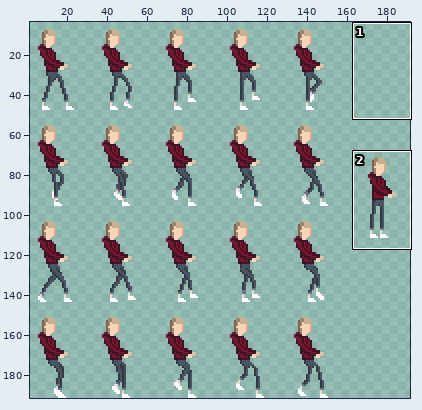
Sprite sheet: Unity/Vertical Slice/Assets/Kaelyn Sprites/player_pulling_sprites.png. The picture above shows the old version from afar; the outline marks the close-up.
Close-up. Before:
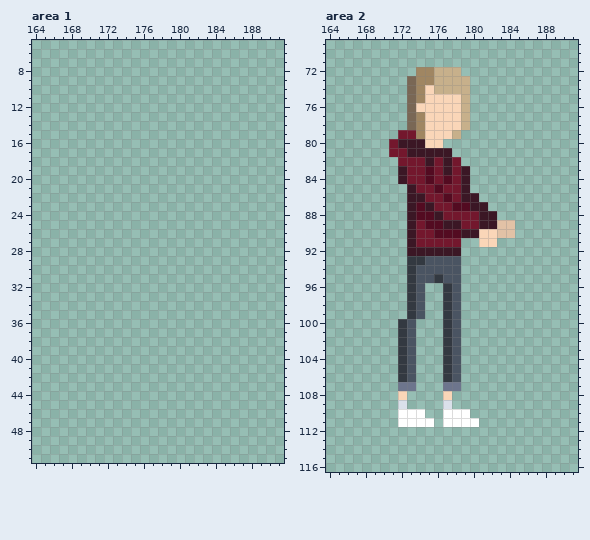
The file is 192x192 pixels. Shown: area 1: x 164..191, y 5..51; area 2: x 164..191, y 69..116. The wide view leaves out empty margins.
The same view after the edit:
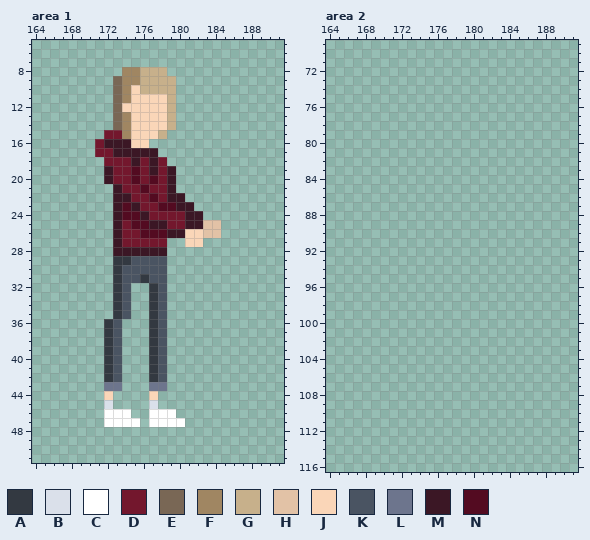
Palette (. is transparent): A #333941  B #dae0ea  C #ffffff  D #73172d  E #796755  F #a08662  G #c7b08b  H #e2c2a6  J #fad6b8  K #4a5462  L #6d758d  M #3b1725  N #530b21
Log entry: Added a scene for the vertical slice, uploaded sprites to the player prefab.
Change:
--- area 1
@@ x 169..186 @@
  7 ..................
- 8 ..................
- 9 ..................
-10 ..................
-11 ..................
-12 ..................
-13 ..................
-14 ..................
-15 ..................
-16 ..................
-17 ..................
-18 ..................
-19 ..................
-20 ..................
-21 ..................
-22 ..................
-23 ..................
-24 ..................
-25 ..................
-26 ..................
-27 ..................
-28 ..................
-29 ..................
-30 ..................
-31 ..................
-32 ..................
-33 ..................
-34 ..................
-35 ..................
-36 ..................
-37 ..................
-38 ..................
-39 ..................
-40 ..................
-41 ..................
-42 ..................
-43 ..................
-44 ..................
-45 ..................
-46 ..................
-47 ..................
+ 8 .....FFGGG........
+ 9 ....EFFGGGG.......
+10 ....EFJGGGG.......
+11 ....EFJJJJG.......
+12 ....EJJJJJG.......
+13 ....EFJJJJG.......
+14 ....EFJJJJG.......
+15 ...DDFJJJG........
+16 ..DMMMJJ..........
+17 ..DDMMMMM.........
+18 ...DDDMDMD........
+19 ...MDDNDMDM.......
+20 ...MDDNDNDM.......
+21 ....MDDNDDM.......
+22 ....MMDDNDMM......
+23 ....MNMDDNNMM.....
+24 ....MNNMDDDDMM....
+25 ....MDNNMMDDMMHH..
+26 ....MDDNNNMMJJHH..
+27 ....MDDDDD..JJ....
+28 ....MMMMMM........
+29 ....AAKKKK........
+30 ....AKKKKK........
+31 ....AKKAKK........
+32 ....AK..AK........
+33 ....AK..AK........
+34 ....AK..AK........
+35 ....AK..AK........
+36 ...AK...AK........
+37 ...AK...AK........
+38 ...AK...AK........
+39 ...AK...AK........
+40 ...AK...AK........
+41 ...AK...AK........
+42 ...AK...AK........
+43 ...LL...LL........
+44 ...J....J.........
+45 ...B....B.........
+46 ...CCC..CCC.......
+47 ...CCCC.CCCC......
 48 ..................
--- area 2
@@ x 169..186 @@
  71 ..................
- 72 .....FFGGG........
- 73 ....EFFGGGG.......
- 74 ....EFJGGGG.......
- 75 ....EFJJJJG.......
- 76 ....EJJJJJG.......
- 77 ....EFJJJJG.......
- 78 ....EFJJJJG.......
- 79 ...DDFJJJG........
- 80 ..DMMMJJ..........
- 81 ..DDMMMMM.........
- 82 ...DDDMDMD........
- 83 ...MDDNDMDM.......
- 84 ...MDDNDNDM.......
- 85 ....MDDNDDM.......
- 86 ....MMDDNDMM......
- 87 ....MNMDDNNMM.....
- 88 ....MNNMDDDDMM....
- 89 ....MDNNMMDDMMHH..
- 90 ....MDDNNNMMJJHH..
- 91 ....MDDDDD..JJ....
- 92 ....MMMMMM........
- 93 ....AAKKKK........
- 94 ....AKKKKK........
- 95 ....AKKAKK........
- 96 ....AK..AK........
- 97 ....AK..AK........
- 98 ....AK..AK........
- 99 ....AK..AK........
-100 ...AK...AK........
-101 ...AK...AK........
-102 ...AK...AK........
-103 ...AK...AK........
-104 ...AK...AK........
-105 ...AK...AK........
-106 ...AK...AK........
-107 ...LL...LL........
-108 ...J....J.........
-109 ...B....B.........
-110 ...CCC..CCC.......
-111 ...CCCC.CCCC......
+ 72 ..................
+ 73 ..................
+ 74 ..................
+ 75 ..................
+ 76 ..................
+ 77 ..................
+ 78 ..................
+ 79 ..................
+ 80 ..................
+ 81 ..................
+ 82 ..................
+ 83 ..................
+ 84 ..................
+ 85 ..................
+ 86 ..................
+ 87 ..................
+ 88 ..................
+ 89 ..................
+ 90 ..................
+ 91 ..................
+ 92 ..................
+ 93 ..................
+ 94 ..................
+ 95 ..................
+ 96 ..................
+ 97 ..................
+ 98 ..................
+ 99 ..................
+100 ..................
+101 ..................
+102 ..................
+103 ..................
+104 ..................
+105 ..................
+106 ..................
+107 ..................
+108 ..................
+109 ..................
+110 ..................
+111 ..................
 112 ..................
